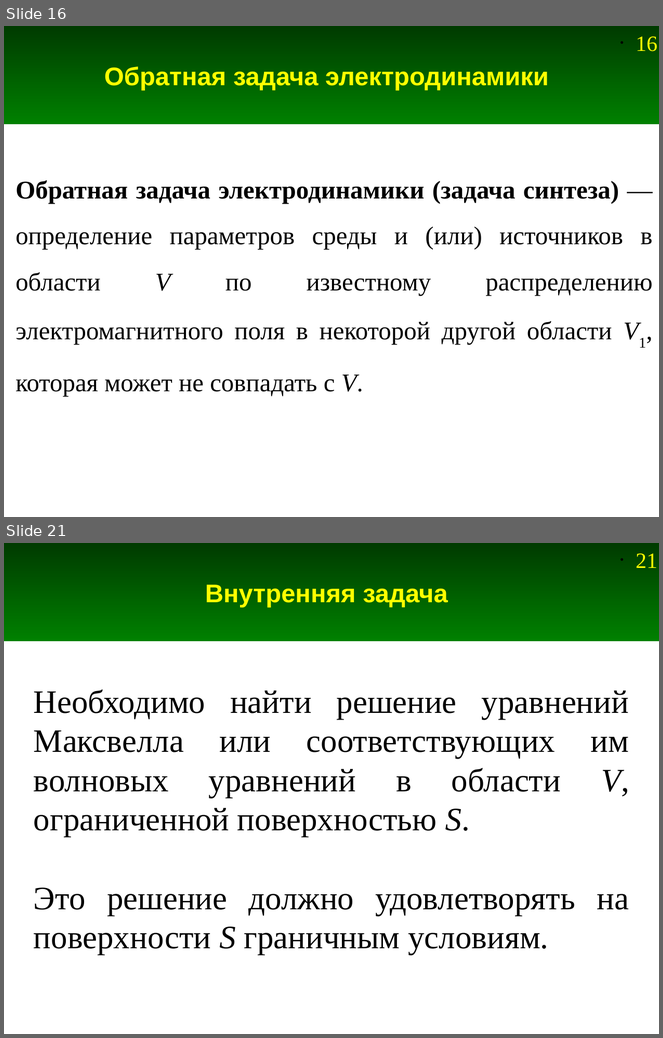
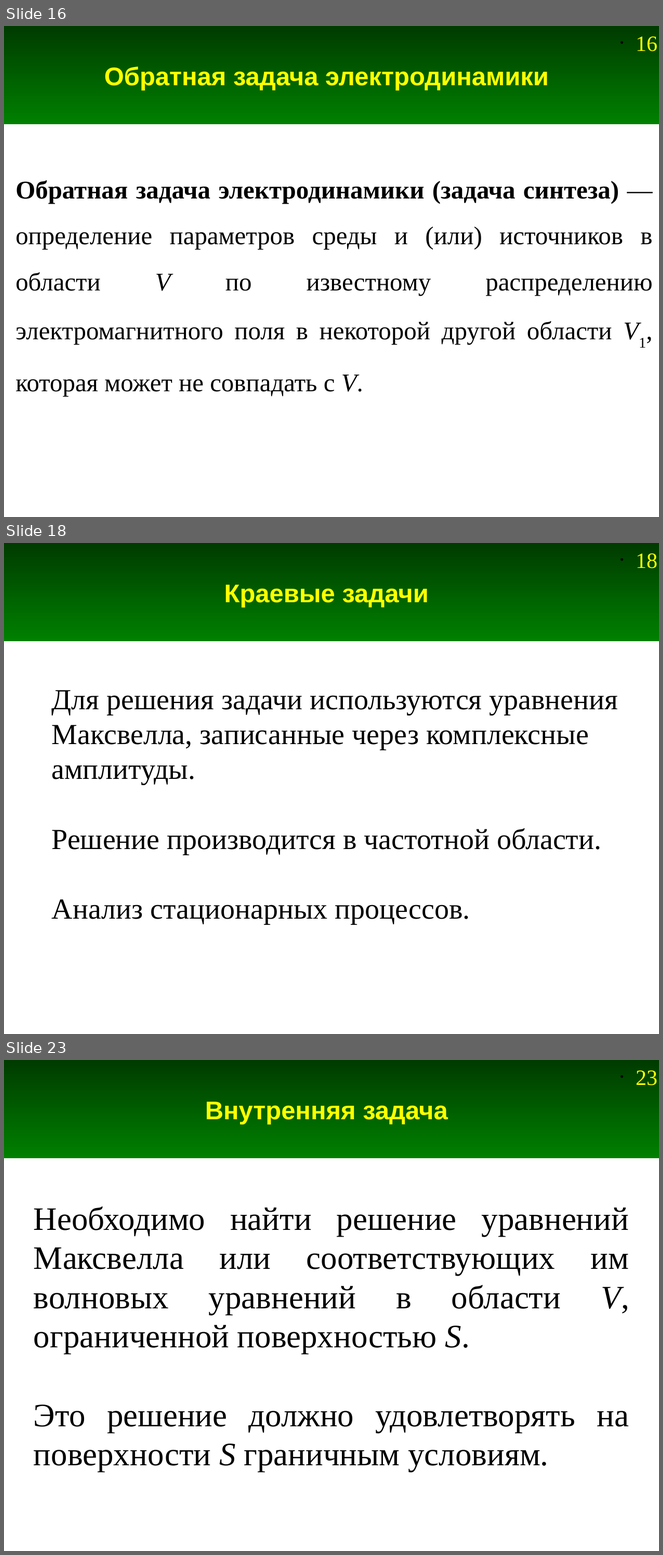
Before and after one commit to andris0147sv/modelling, a slide deck: presentations/1. Problem Statement.odp. Shown one above the other, each under a label of ours: slides 16 and 21 before the commit, slides 16, 18 and 23 after it; the slides between them are not shown. The pictures are 663x1038 and 663x1555 pixels, drawn with LibreOffice and Linux fonts; fonts in the diff are those of the drawing. Boxes give left, top, right and bottom in pixels: in the first picture for what was removed or moved away, otherwise in the second. Text is boxed around its words. In the diff, an @@ line names an element or a change of style, - is before the commit and + after.

Commit message:
Дополнение в презентации про постановку задачи

```diff
--- a/presentations/1. Problem Statement.odp
+++ b/presentations/1. Problem Statement.odp
@@ slide 18 added at [4,543,659,1034], background #FFFFFF; not listed: 2 template elements that a slide beside it also shows @@
@@ title added at [224,585,429,607], 28 pt, text #FFFF00, bold @@
+Краевые задачи
@@ text added at [52,690,619,925], 32 pt, text #000000 @@
+Для решения задачи используются уравнения Максвелла, записанные через комплексные амплитуды.
+Решение производится в частотной области.
+Анализ стационарных процессов.
@@ what was slide 21 is now slide 23 @@
@@ page number at [636,1070,658,1085]: text changed @@
-• 21
+• 23
```
Also in this commit, not shown: 11 slides changed, 1 other slide added.
